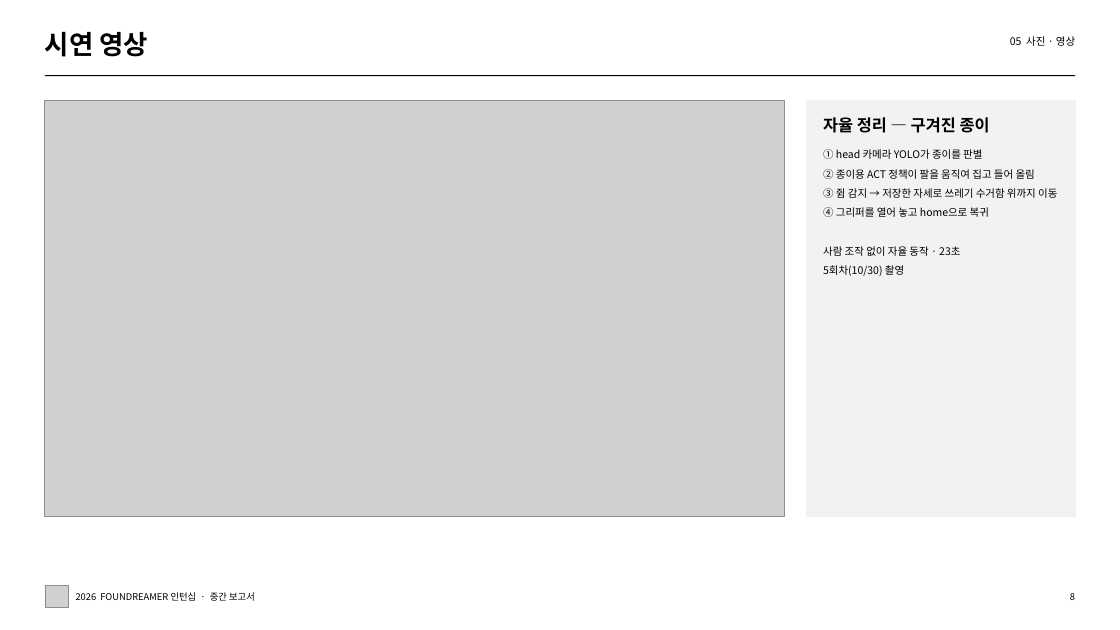
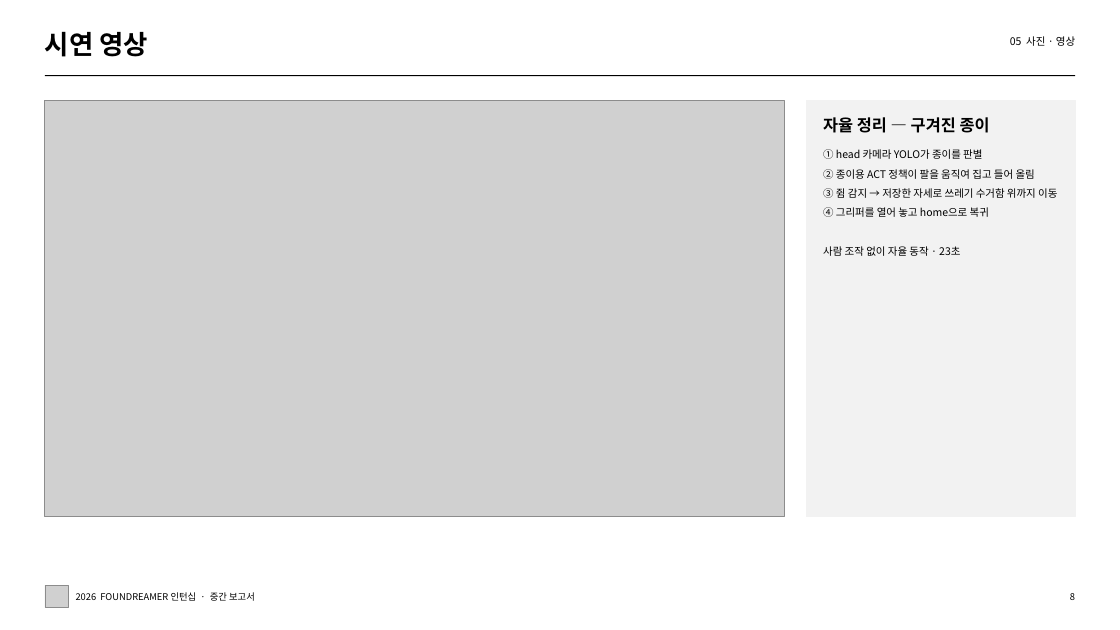
Before and after one commit to todtras/desk-cleanup-robot, a slide deck: slide 8 of doc/중간보고서/김태익_PhysicalAI_중간보고서.pptx. Drawn at 1120x630 pixels with LibreOffice and Linux fonts; fonts in the diff are those of the drawing; grey boxes stand for pictures. Boxes give left, top, right and bottom in pixels: in the first picture for what was removed or moved away, otherwise in the second. Text is boxed around its words. In the diff, an @@ line names an element or a change of style, - is before the commit and + after.

```diff
--- a/doc/중간보고서/김태익_PhysicalAI_중간보고서.pptx
+++ b/doc/중간보고서/김태익_PhysicalAI_중간보고서.pptx
@@ text at [823, 265, 904, 276]: paragraph removed @@
-5회차(10/30) 촬영
```
Also in this commit, not shown: 3 other slides changed, 12 other files.
